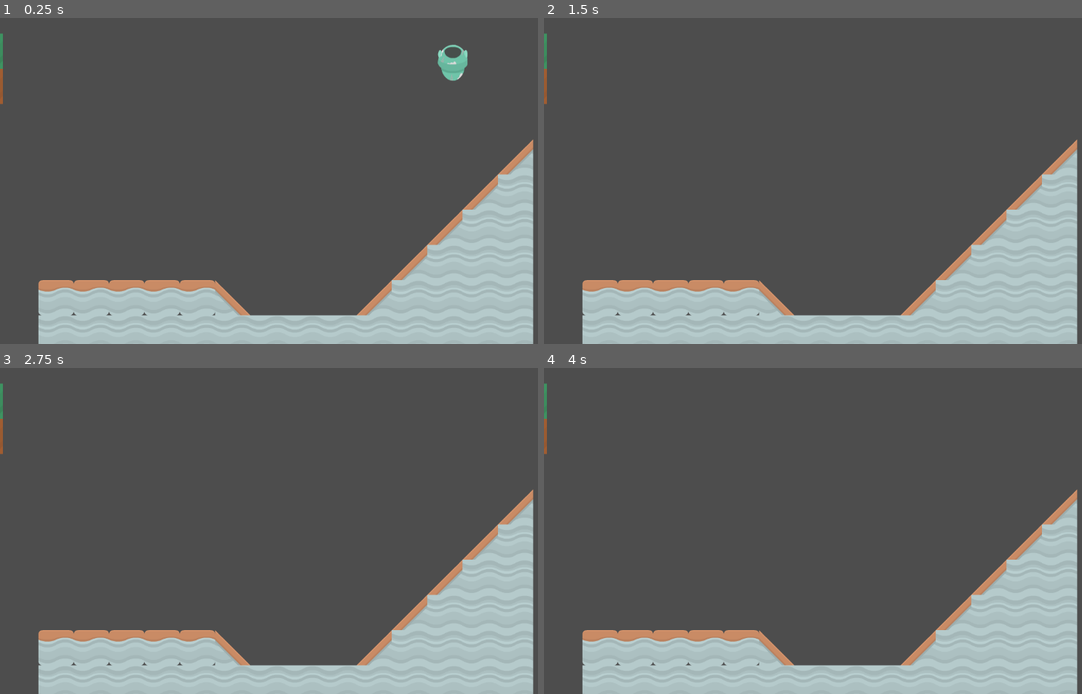
Above: before the commit, frames 1-4 (two rows, left to right).
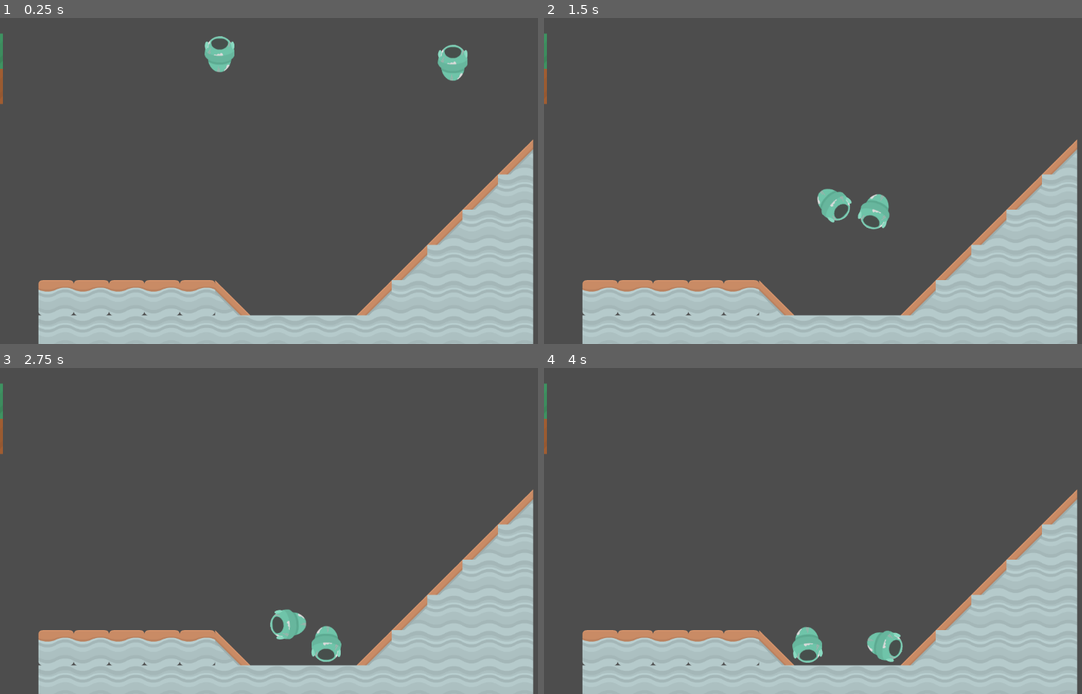
Above: after the commit, the same moments.

Repository: pisi774/Platform-Industrial
Game: Godot game, scene res://node_2d.tscn
Two runs of this game, one before a commit and one after it. Both use one fixed random seed, a clock stepped at 60 frames per second and the inputs below.
Inputs:
- Up to frame 1 (0.25 s): no input
- Up to frame 2 (1.5 s): no input
- Up to frame 3 (2.75 s): no input
- Up to frame 4 (4 s): no input

The runs differ from the first frame. In frame 1, 0.4% of the frame differs, in the area x 38-44%, y 5-17%; in frame 2, 0.8%, in the area x 50-65%, y 52-65%; in frame 3, 0.8%; in frame 4, 0.8%.

Commit message:
adição de physic layer e physic material
adição de physic layer e physic material

Diff:
--- a/new_tile_set.tres
+++ b/new_tile_set.tres
@@ -1,18 +1,26 @@
-[gd_resource type="TileSet" load_steps=5 format=3 uid="uid://c5i7106b8k870"]
+[gd_resource type="TileSet" load_steps=6 format=3 uid="uid://c5i7106b8k870"]
 
 [ext_resource type="Texture2D" uid="uid://fdg54o140g6w" path="res://kenney_platformer-pack-industrial/Tilesheet/platformerPack_industrial_tilesheet.png" id="1_e3020"]
 [ext_resource type="Texture2D" uid="uid://bqalbujjvfobj" path="res://kenney_alien-ufo-pack/Spritesheets/spritesheet_spaceships.png" id="2_ujgj0"]
+
+[sub_resource type="PhysicsMaterial" id="PhysicsMaterial_ujgj0"]
+friction = 0.5
+bounce = 0.7
 
 [sub_resource type="TileSetAtlasSource" id="TileSetAtlasSource_ujgj0"]
 texture = ExtResource("1_e3020")
 texture_region_size = Vector2i(70, 70)
 0:0/0 = 0
+0:0/0/physics_layer_0/polygon_0/points = PackedVector2Array(-35, -35, 35, -35, 35, 35, -35, 35)
 1:0/0 = 0
 2:0/0 = 0
 3:0/0 = 0
 4:0/0 = 0
+4:0/0/physics_layer_0/polygon_0/points = PackedVector2Array(-35, -35, 35, -35, 35, 35, -35, 35)
 5:0/0 = 0
+5:0/0/physics_layer_0/polygon_0/points = PackedVector2Array(35, 35, -35, 35, -35, -35)
 6:0/0 = 0
+6:0/0/physics_layer_0/polygon_0/points = PackedVector2Array(35, 35, -35, 35, 35, -35)
 7:0/0 = 0
 8:0/0 = 0
 9:0/0 = 0
@@ -174,5 +182,6 @@
 [resource]
 tile_size = Vector2i(70, 70)
 physics_layer_0/collision_layer = 1
+physics_layer_0/physics_material = SubResource("PhysicsMaterial_ujgj0")
 sources/0 = SubResource("TileSetAtlasSource_ujgj0")
 sources/1 = SubResource("TileSetAtlasSource_02c43")
--- a/node_2d.tscn
+++ b/node_2d.tscn
@@ -12,7 +12,7 @@
 position = Vector2(6, 31)
 tile_set = ExtResource("1_wtcfe")
 format = 2
-layer_0/tile_data = PackedInt32Array(131066, 720896, 7, 1310 …(4707 unchanged characters)… , 524295, 262144, 0, 458758, 327680, 0, 458756, 0, 0, 458757, 0, 0, 524291, 262144, 0, 458755, 0, 0, 458754, 0, 0, 458753, 0, 0, 524289, 262144, 0, 524290, 262144, 0)
+layer_0/tile_data = PackedInt32Array(131066, 720896, 7, 1310 …(4707 unchanged characters)… , 524295, 262144, 0, 458758, 327680, 0, 524291, 262144, 0, 524289, 262144, 0, 524290, 262144, 0, 458753, 0, 0, 458754, 0, 0, 458755, 0, 0, 458756, 0, 0, 458757, 0, 0)
 
 [node name="RigidBody2D" type="RigidBody2D" parent="TileMap"]
 position = Vector2(-611, 779)
@@ -25,3 +25,15 @@
 position = Vector2(-2.00272e-05, 1)
 scale = Vector2(0.475807, 1.05882)
 texture = ExtResource("2_0e48y")
+
+[node name="RigidBody2D2" type="RigidBody2D" parent="TileMap"]
+position = Vector2(-1073, 762)
+
+[node name="CollisionShape2D" type="CollisionShape2D" parent="TileMap/RigidBody2D2"]
+position = Vector2(1502, -750)
+shape = SubResource("CircleShape2D_epypp")
+
+[node name="ShipGreenDamage2" type="Sprite2D" parent="TileMap/RigidBody2D2/CollisionShape2D"]
+position = Vector2(-2.00272e-05, 1)
+scale = Vector2(0.475807, 1.05882)
+texture = ExtResource("2_0e48y")
